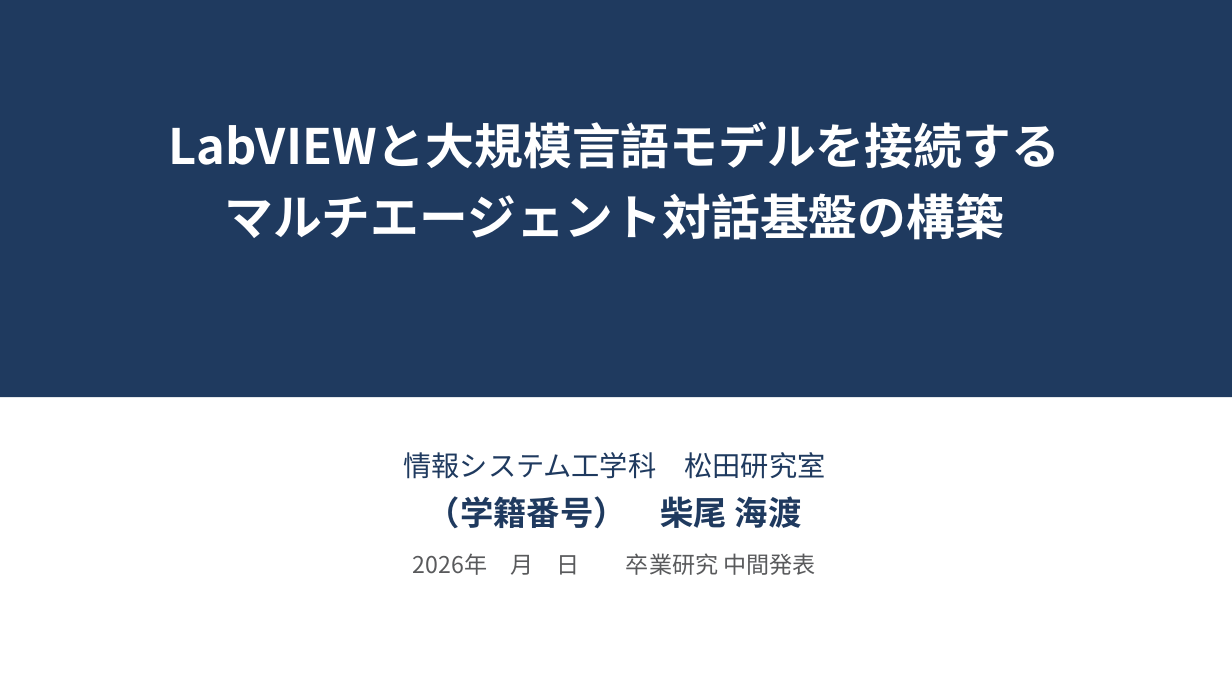
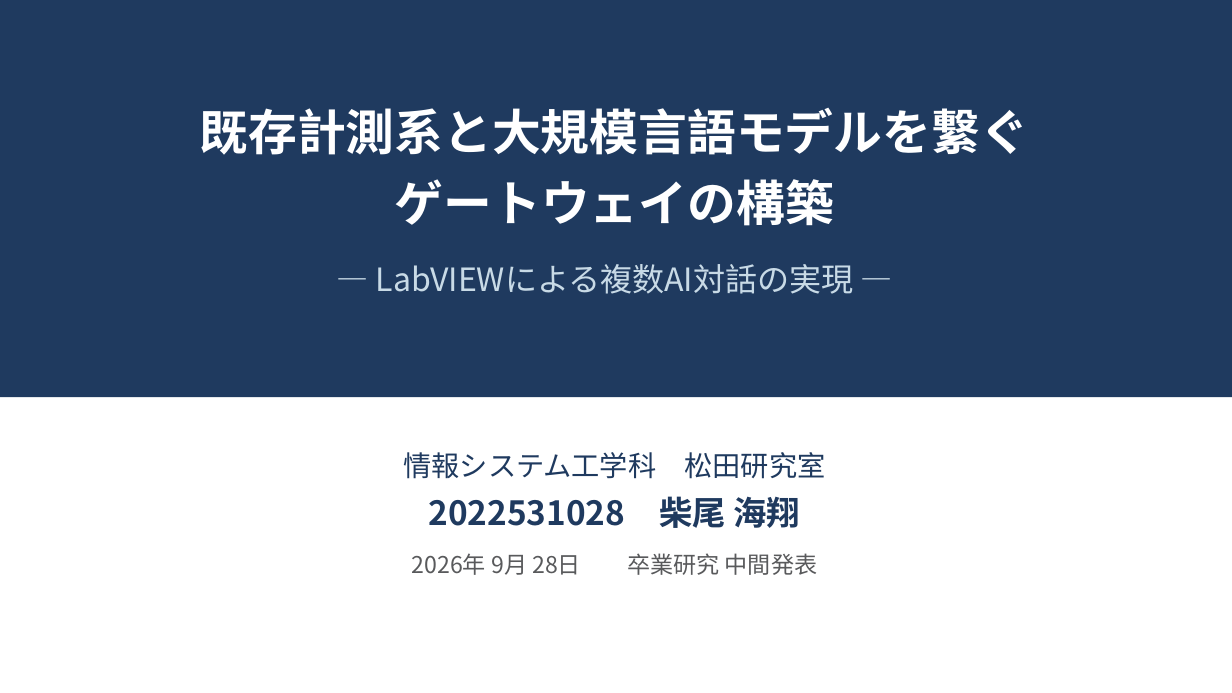
Before and after one commit to kaito3061/Trilogue1, a slide deck: slide 1 of docs/export/中間発表_柴尾.pptx. Drawn at 1232x693 pixels with LibreOffice and Linux fonts; fonts in the diff are those of the drawing. Boxes give left, top, right and bottom in pixels: in the first picture for what was removed or moved away, otherwise in the second. Text is boxed around its words. In the diff, an @@ line names an element or a change of style, - is before the commit and + after.

```diff
--- a/docs/export/中間発表_柴尾.pptx
+++ b/docs/export/中間発表_柴尾.pptx
@@ text at box(200, 108, 1029, 294): text changed @@
-LabVIEWと大規模言語モデルを接続する
-マルチエージェント対話基盤の構築
+既存計測系と大規模言語モデルを繋ぐ
+ゲートウェイの構築
+― LabVIEWによる複数AI対話の実現 ―
@@ text at box(429, 496, 817, 575): text changed @@
-（学籍番号） 柴尾 海渡
-2026年 月 日 卒業研究 中間発表
+2022531028 柴尾 海翔
+2026年 9月 28日 卒業研究 中間発表
```
Also in this commit, not shown: 12 other slides changed, 1 slide added, 3 slides removed, 3 other files.
